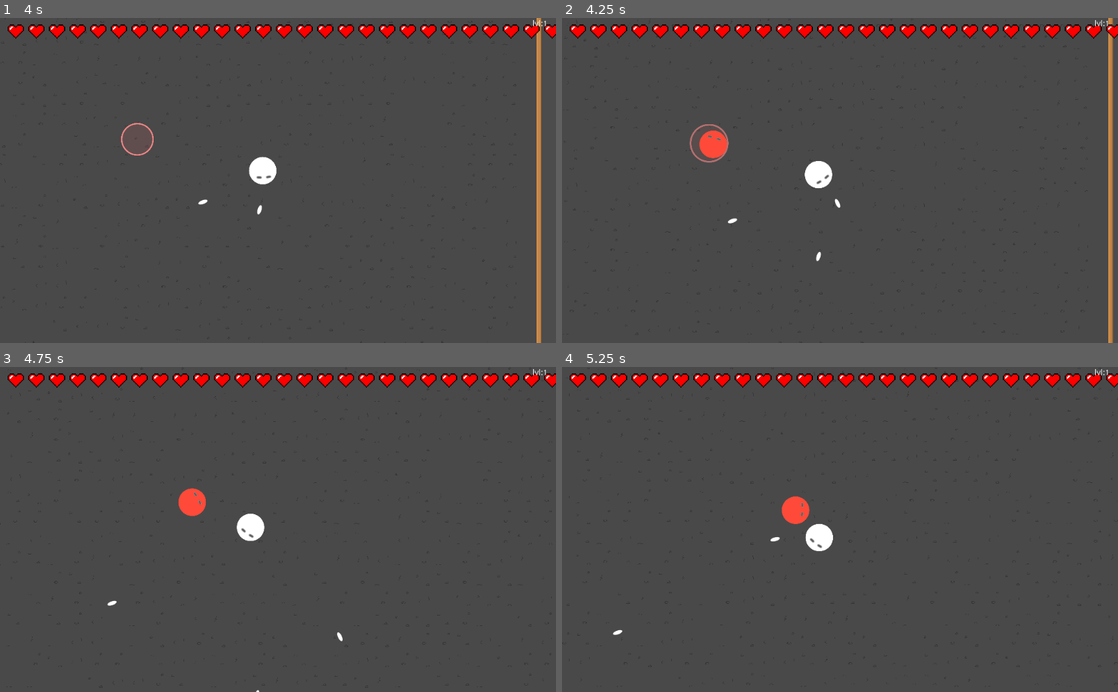
Above: before the commit, frames 1-4 (two rows, left to right).
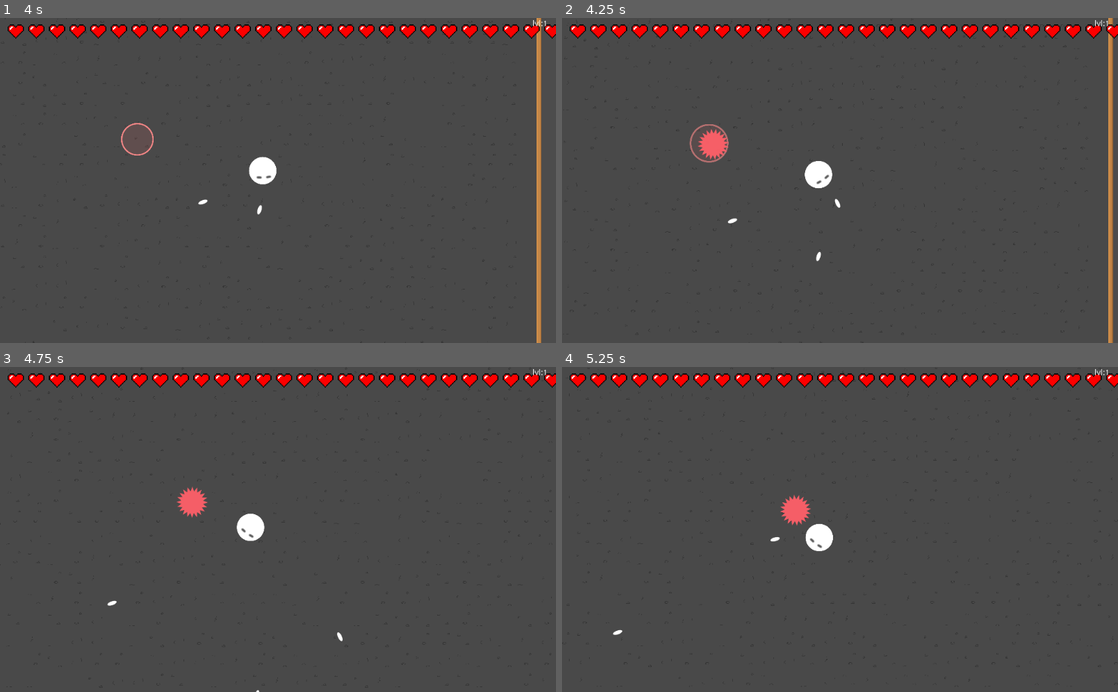
Above: after the commit, the same moments.

Repository: kmltml/gmtk2021
Game: Godot game, scene res://main.tscn
Same seed, same stepped clock (60 frames per second), same inputs: the game is played once before the commit and once after it. Sound files missing from this copy of the repository are replaced by a short silence.
Inputs (mouse positions are in pixels of both pictures, inside the frame that each line leads up to):
- Up to frame 1 (4 s): move the mouse to (400, 164) at 0.52 s; press the mouse at (400, 164) at 0.53 s; hold D (move_right) 0.53-1.28 s; move the mouse to (166, 196) at 1.27 s; release the mouse at (166, 196) at 1.28 s; hold S (move_down) 1.28-2.03 s; click (166, 196) at 1.35 s; move the mouse to (333, 109) at 2.02 s; press the mouse at (333, 109) at 2.03 s; hold D (move_right) 2.03-2.78 s; move the mouse to (250, 245) at 2.77 s; release the mouse at (250, 245) at 2.78 s; hold W (move_up) 2.78-3.53 s; click (250, 245) at 2.85 s; move the mouse to (444, 229) at 3.52 s; press the mouse at (444, 229) at 3.53 s; hold A (move_left) from 3.53 s (still down)
- Up to frame 2 (4.25 s): keep holding A (move_left)
- Up to frame 3 (4.75 s): keep holding A (move_left); move the mouse to (111, 480) at 4.27 s; release the mouse at (111, 480) at 4.28 s; click (111, 480) at 4.35 s
- Up to frame 4 (5.25 s): move the mouse to (867, 529) at 5.02 s; release A (move_left) at 5.03 s; press the mouse at (867, 529) at 5.03 s; hold S (move_down) from 5.03 s (still down)

Frame 1 is identical in both runs. In frame 2, 0.4% of the frame differs, in the area x 24-30%, y 34-44%; in frame 3, 0.4%, in the area x 31-38%, y 36-47%; in frame 4, 0.4%.

Commit message:
Change rusher enemy's sprite

Diff:
--- a/enemies/rusher/Monster.tscn
+++ b/enemies/rusher/Monster.tscn
@@ -20,11 +20,8 @@
 script = ExtResource( 1 )
 
 [node name="player" type="Sprite" parent="."]
-scale = Vector2( 0.399018, 0.399018 )
+scale = Vector2( 0.762101, 0.762101 )
 texture = ExtResource( 2 )
-__meta__ = {
-"_edit_lock_": true
-}
 
 [node name="CollisionShape2D" type="CollisionShape2D" parent="."]
 shape = SubResource( 2 )
Binary file changed: enemies/rusher/monster.png
